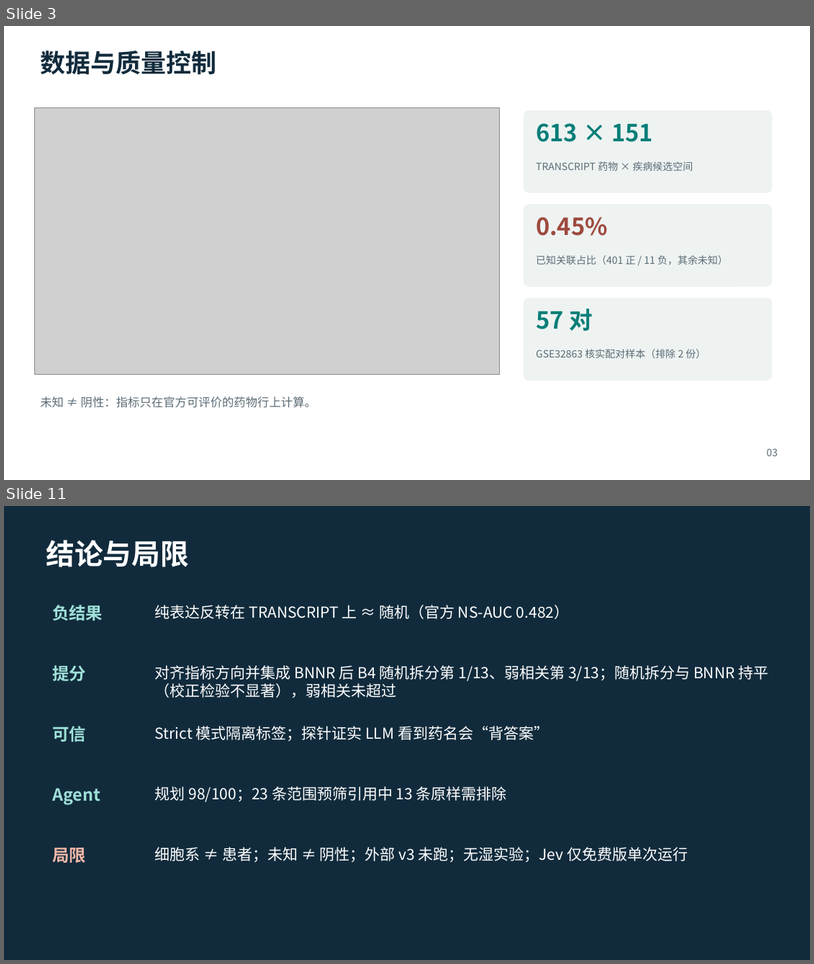
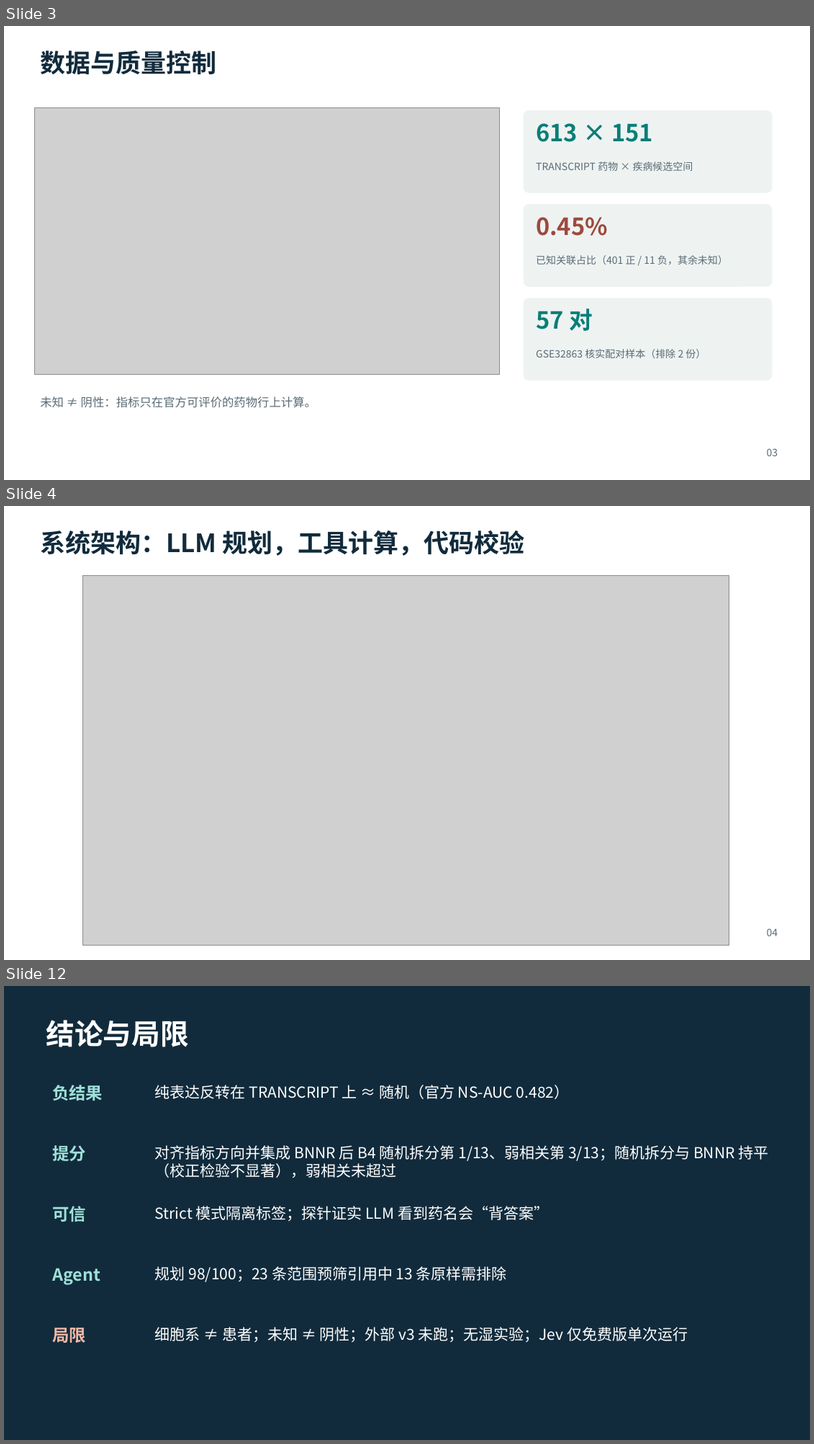
Before and after one commit to cw-jlu/Drug-Repurposing-Agent, a slide deck: deliverables/药物重定位Agent_答辩稿_v7.pptx. Shown one above the other, each under a label of ours: slides 3 and 11 before the commit, slides 3, 4 and 12 after it; the slides between them are not shown. The pictures are 814x964 and 814x1444 pixels, drawn with LibreOffice and Linux fonts; fonts in the diff are those of the drawing; grey boxes stand for pictures. Boxes give left, top, right and bottom in pixels: in the first picture for what was removed or moved away, otherwise in the second. Text is boxed around its words. In the diff, an @@ line names an element or a change of style, - is before the commit and + after.

```diff
--- a/deliverables/药物重定位Agent_答辩稿_v7.pptx
+++ b/deliverables/药物重定位Agent_答辩稿_v7.pptx
@@ slide 4 added at [4, 506, 810, 960], background #FFFFFF @@
@@ text added at [40, 530, 525, 556], 30 pt, text #112B3C, bold @@
+系统架构：LLM 规划，工具计算，代码校验
@@ picture added at [82, 576, 730, 944] @@
@@ text added at [767, 928, 779, 936], 12 pt, text #5B6B75 @@
+04
@@ what was slide 11 is now slide 12 @@
```
Also in this commit, not shown: 6 slides changed, 1 other slide added, 1 slide removed, 3 other files.
